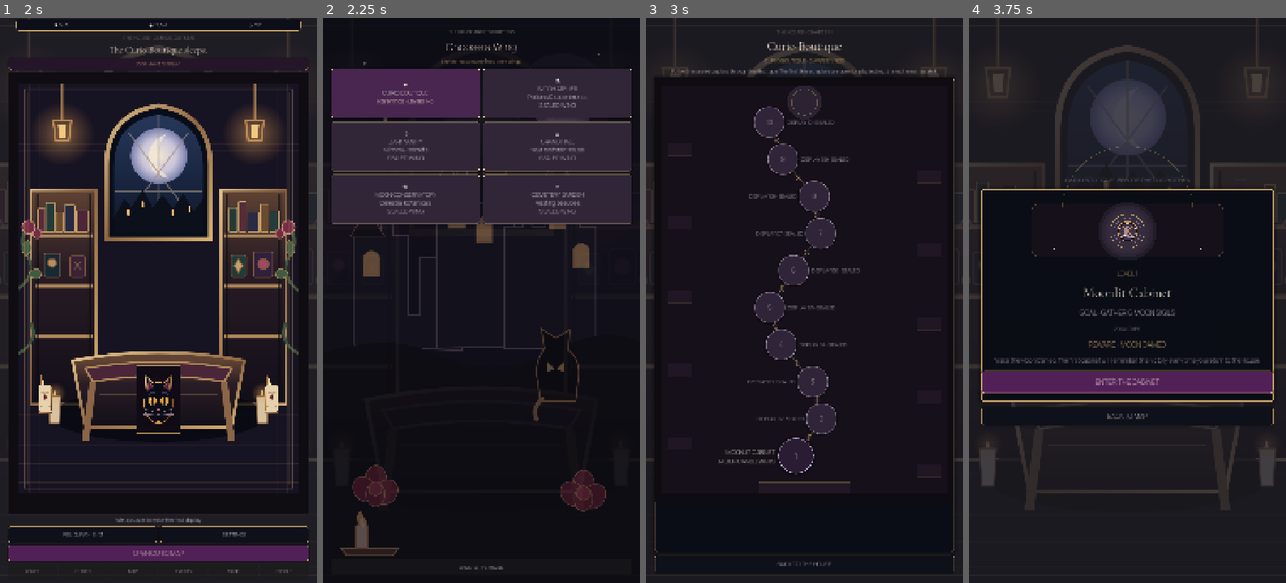
Above: before the commit, frames 1-4 (left to right).
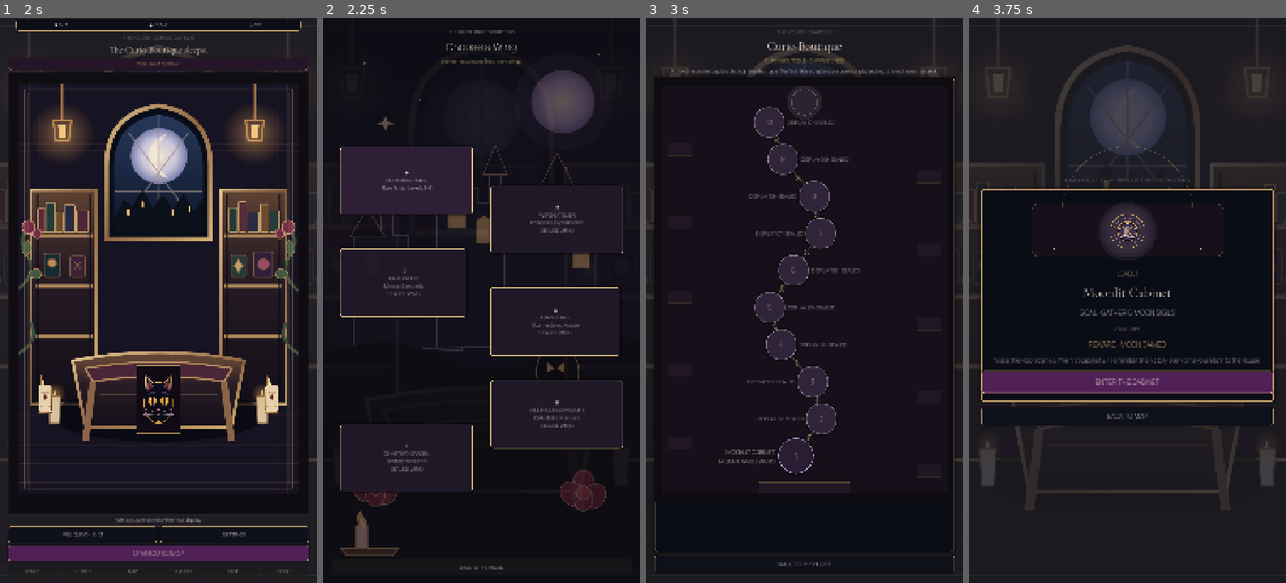
Above: after the commit, the same moments.

Repository: Jay-prodesign/akilta-match3
Game: Godot game, scene res://src/app/app_bootstrap.tscn
Two runs of this game, one before a commit and one after it. Both use one fixed random seed, a clock stepped at 60 frames per second and the inputs below.
Inputs:
- Up to frame 1 (2 s): click "RELIQUARY · 0 / 3" at 0.5 s; click "BACK TO THE HOUSE" at 1.25 s
- Up to frame 2 (2.25 s): click "OPEN CURIO MAP" at 2 s
- Up to frame 3 (3 s): click "✦ CURIO BOUTIQUE Rare finds ·…" at 2.75 s
- Up to frame 4 (3.75 s): click "1" at 3.5 s

Frame 1 is identical in both runs. In frame 2, 19% of the frame differs, in the area x 2-98%, y 9-85%; in frame 3, less than 0.1%; in frame 4, nothing differs.

Commit message:
feat(world-map): distribute chapter hotspots across the illustrated House map

Diff:
--- a/src/ui/map/chapter_select.gd
+++ b/src/ui/map/chapter_select.gd
@@ -5,6 +5,11 @@
 signal chapter_requested(chapter_id: String)
 
 const PieceAssetLoader = preload("res://src/match3/presentation/piece_asset_loader.gd")
+
+func _layout_chapter_hotspots(grid: Control, buttons: Array[Button]) -> void:
+	for button in buttons:
+		button.position = Vector2(grid.size.x * float(button.get_meta("map_x")), grid.size.y * float(button.get_meta("map_y")))
+		button.size = Vector2(grid.size.x * float(button.get_meta("map_w")), grid.size.y * float(button.get_meta("map_h")))
 
 func _ready() -> void:
 	var layout := VBoxContainer.new()
@@ -15,76 +20,85 @@
 	layout.offset_top = 34
 	layout.offset_bottom = -28
 	layout.add_theme_constant_override("separation", 14)
-	layout.z_index = 10
-	layout.modulate = Color.WHITE
 	add_child(layout)
+
 	var world_art := TextureRect.new()
 	world_art.name = "HouseWorldBackdrop"
 	world_art.set_anchors_and_offsets_preset(Control.PRESET_FULL_RECT)
 	world_art.mouse_filter = Control.MOUSE_FILTER_IGNORE
-	world_art.z_index = -1
 	world_art.texture = PieceAssetLoader.ornament("res://assets/world/ch01_curio_boutique/north_star_splash.svg")
 	world_art.expand_mode = TextureRect.EXPAND_IGNORE_SIZE
 	world_art.stretch_mode = TextureRect.STRETCH_KEEP_ASPECT_COVERED
 	world_art.modulate = Color(0.90, 0.82, 0.90, 0.72)
 	add_child(world_art)
 	move_child(world_art, 0)
+
 	var eyebrow := Label.new()
 	eyebrow.text = "THE HOUSE AND ITS CHAPTERS"
 	eyebrow.horizontal_alignment = HORIZONTAL_ALIGNMENT_CENTER
 	eyebrow.add_theme_font_size_override("font_size", 16)
-	eyebrow.add_theme_color_override("font_color", Color("#D8C6C3"))
+	eyebrow.add_theme_color_override("font_color", Color("#F0DCCB"))
 	layout.add_child(eyebrow)
+
 	var title := Label.new()
 	title.text = "Choose a Wing"
 	title.horizontal_alignment = HORIZONTAL_ALIGNMENT_CENTER
 	title.add_theme_font_size_override("font_size", 36)
-	title.add_theme_color_override("font_color", Color("#F4E5D3"))
+	title.add_theme_color_override("font_color", Color("#FFF0D8"))
 	layout.add_child(title)
+
 	var detail := Label.new()
 	detail.text = "Explore, restore and unlock new wings."
 	detail.horizontal_alignment = HORIZONTAL_ALIGNMENT_CENTER
 	detail.add_theme_font_size_override("font_size", 16)
-	detail.add_theme_color_override("font_color", Color("#D5AD70"))
+	detail.add_theme_color_override("font_color", Color("#E8C987"))
 	layout.add_child(detail)
-	var grid := GridContainer.new()
+
+	var grid := Control.new()
 	grid.name = "ChapterGrid"
-	grid.columns = 2
 	grid.size_flags_vertical = Control.SIZE_EXPAND_FILL
-	grid.add_theme_constant_override("h_separation", 12)
-	grid.add_theme_constant_override("v_separation", 12)
 	layout.add_child(grid)
+
 	var chapters := [
-		{"id":"curio_boutique","name":"CURIO BOUTIQUE","detail":"Rare finds · Levels 1–3","open":true,"glyph":"✦"},
-		{"id":"witch_atelier","name":"WITCH ATELIER","detail":"Potions & experiments","open":false,"glyph":"⚗"},
-		{"id":"dark_vanity","name":"DARK VANITY","detail":"Mirrors & secrets","open":false,"glyph":"☽"},
-		{"id":"grand_hall","name":"GRAND HALL","detail":"Your restored House","open":false,"glyph":"⌂"},
-		{"id":"moon_conservatory","name":"MOON CONSERVATORY","detail":"Celestial botanicals","open":false,"glyph":"❋"},
-		{"id":"cemetery_garden","name":"CEMETERY GARDEN","detail":"Resting beauties","open":false,"glyph":"✧"}
+		{"id":"curio_boutique","name":"CURIO BOUTIQUE","detail":"Rare finds · Levels 1–3","open":true,"glyph":"✦","x":0.03,"y":0.16,"w":0.44,"h":0.14},
+		{"id":"witch_atelier","name":"WITCH ATELIER","detail":"Potions & experiments","open":false,"glyph":"⚗","x":0.53,"y":0.24,"w":0.44,"h":0.14},
+		{"id":"dark_vanity","name":"DARK VANITY","detail":"Mirrors & secrets","open":false,"glyph":"☽","x":0.03,"y":0.37,"w":0.42,"h":0.14},
+		{"id":"grand_hall","name":"GRAND HALL","detail":"Your restored House","open":false,"glyph":"⌂","x":0.53,"y":0.45,"w":0.43,"h":0.14},
+		{"id":"moon_conservatory","name":"MOON CONSERVATORY","detail":"Celestial botanicals","open":false,"glyph":"❋","x":0.53,"y":0.64,"w":0.44,"h":0.14},
+		{"id":"cemetery_garden","name":"CEMETERY GARDEN","detail":"Resting beauties","open":false,"glyph":"✧","x":0.03,"y":0.73,"w":0.44,"h":0.14}
 	]
+	var hotspot_buttons: Array[Button] = []
 	for data in chapters:
 		var button := Button.new()
 		button.name = "CurioBoutiqueButton" if String(data["id"]) == "curio_boutique" else "Chapter_" + String(data["id"])
-		button.custom_minimum_size = Vector2(0, 168)
-		button.size_flags_horizontal = Control.SIZE_EXPAND_FILL
+		button.set_meta("map_x", float(data["x"]))
+		button.set_meta("map_y", float(data["y"]))
+		button.set_meta("map_w", float(data["w"]))
+		button.set_meta("map_h", float(data["h"]))
+		button.custom_minimum_size = Vector2(240, 110)
 		button.disabled = not bool(data["open"])
 		button.text = "%s\n%s\n%s%s" % [String(data["glyph"]), String(data["name"]), String(data["detail"]), "" if bool(data["open"]) else "\nSEALED WING"]
-		button.add_theme_font_size_override("font_size", 20)
-		button.add_theme_color_override("font_color", Color("#FFF3E2"))
-		button.add_theme_color_override("font_disabled_color", Color("#E3D9E8"))
+		button.add_theme_font_size_override("font_size", 18)
+		button.add_theme_color_override("font_color", Color("#FFF0D8"))
+		button.add_theme_color_override("font_disabled_color", Color("#D2C4D7"))
 		var box := StyleBoxFlat.new()
-		box.bg_color = Color("#482650") if bool(data["open"]) else Color("#302638")
-		box.border_color = Color("#F2D49A", 1.0 if bool(data["open"]) else 0.84)
+		box.bg_color = Color("#302039", 0.94) if bool(data["open"]) else Color("#211A2A", 0.90)
+		box.border_color = Color("#E8C987", 1.0 if bool(data["open"]) else 0.78)
 		box.set_border_width_all(1)
 		box.set_corner_radius_all(8)
-		box.shadow_color = Color(0,0,0,0.4)
-		box.shadow_size = 6
+		box.shadow_color = Color(0, 0, 0, 0.55)
+		box.shadow_size = 8
 		button.add_theme_stylebox_override("normal", box)
 		button.add_theme_stylebox_override("hover", box)
 		button.add_theme_stylebox_override("disabled", box)
 		if bool(data["open"]):
 			button.pressed.connect(func(): chapter_requested.emit(String(data["id"])))
 		grid.add_child(button)
+		hotspot_buttons.append(button)
+
+	grid.resized.connect(func(): _layout_chapter_hotspots(grid, hotspot_buttons))
+	call_deferred("_layout_chapter_hotspots", grid, hotspot_buttons)
+
 	var back := Button.new()
 	back.text = "BACK TO THE HOUSE"
 	back.custom_minimum_size = Vector2(0, 52)
